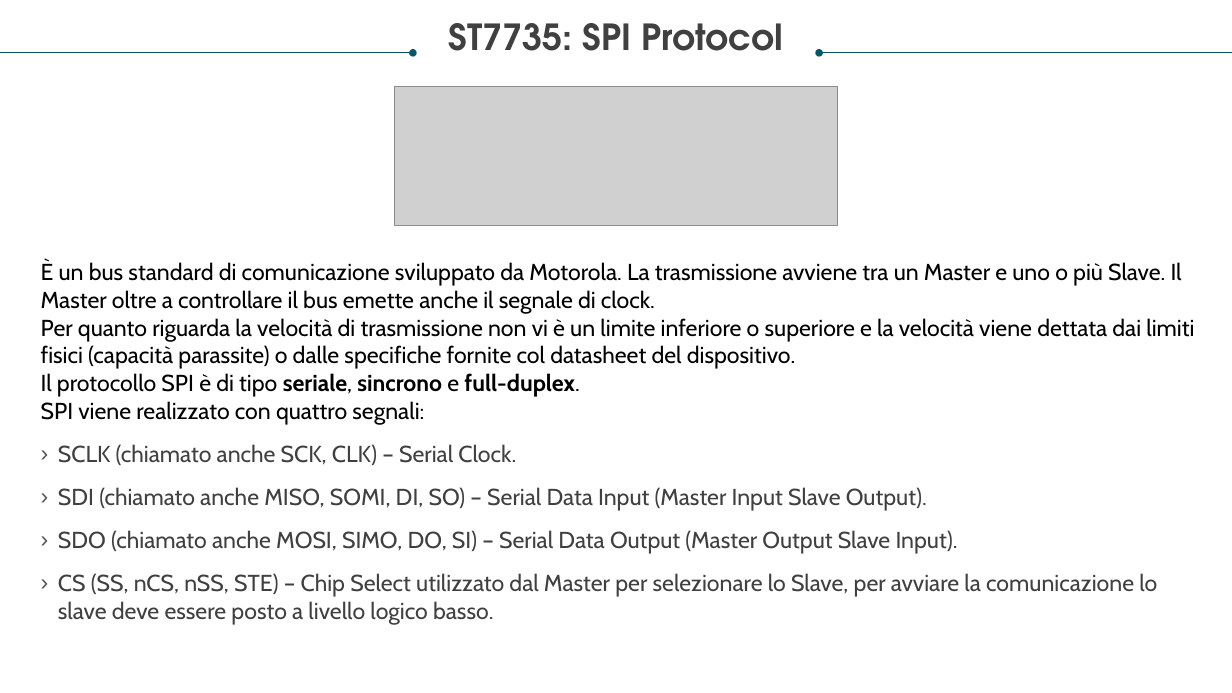
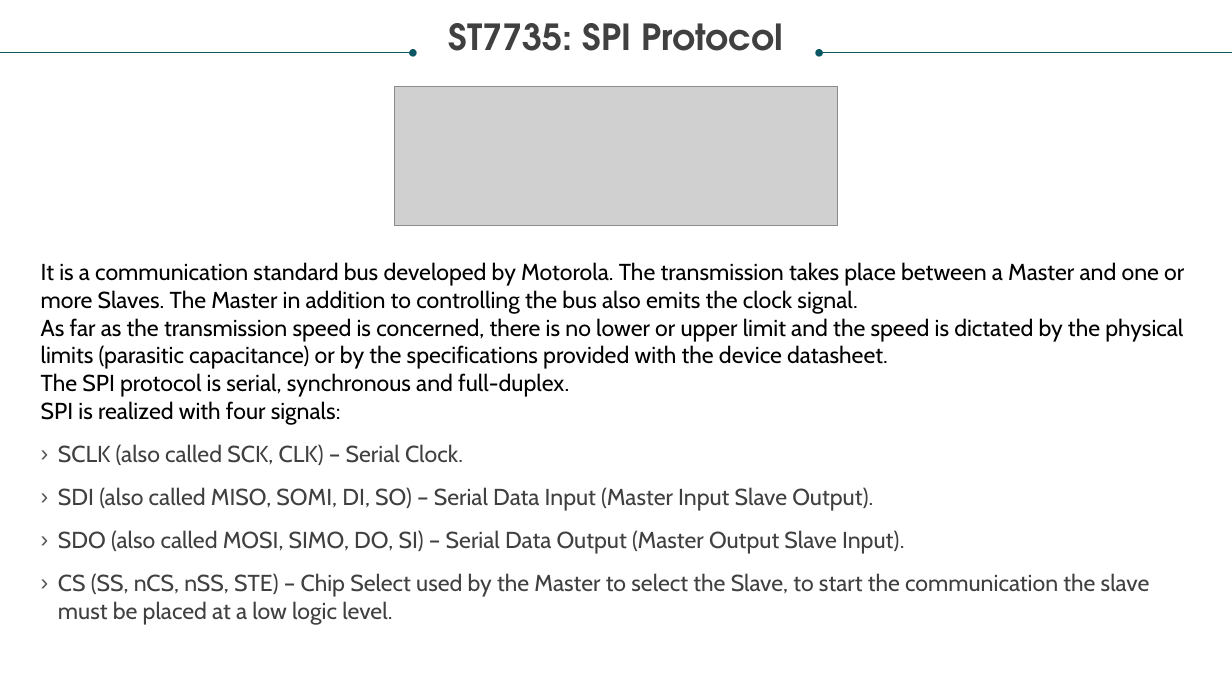
Before and after one commit to RaffaLinux/RaffaLinux.github.io, a slide deck: slide 9 of AndroidMote.pptx. Drawn at 1232x693 pixels with LibreOffice and Linux fonts; fonts in the diff are those of the drawing; grey boxes stand for pictures. Boxes give left, top, right and bottom in pixels: in the first picture for what was removed or moved away, otherwise in the second. Text is boxed around its words. In the diff, an @@ line names an element or a change of style, - is before the commit and + after.

```diff
--- a/AndroidMote.pptx
+++ b/AndroidMote.pptx
@@ text at box(41, 262, 1184, 625): text changed @@
-È un bus standard di comunicazione sviluppato da Motorola. La trasmissione avviene tra un Master e uno o più Slave. Il Master oltre a controllare il bus emette anche il segnale di clock.
-Per quanto riguarda la velocità di trasmissione non vi è un limite inferiore o superiore e la velocità viene dettata dai limiti fisici (capacità parassite) o dalle specifiche fornite col datasheet del dispositivo.
-Il protocollo SPI è di tipo seriale, sincrono e full-duplex.
-SPI viene realizzato con quattro segnali:
-› SCLK (chiamato anche SCK, CLK) – Serial Clock.
-› SDI (chiamato anche MISO, SOMI, DI, SO) – Serial Data Input (Master Input Slave Output).
-› SDO (chiamato anche MOSI, SIMO, DO, SI) – Serial Data Output (Master Output Slave Input).
-› CS (SS, nCS, nSS, STE) – Chip Select utilizzato dal Master per selezionare lo Slave, per avviare la comunicazione lo slave deve essere posto a livello logico basso.
+It is a communication standard bus developed by Motorola. The transmission takes place between a Master and one or more Slaves. The Master in addition to controlling the bus also emits the clock signal.
+As far as the transmission speed is concerned, there is no lower or upper limit and the speed is dictated by the physical limits (parasitic capacitance) or by the specifications provided with the device datasheet.
+The SPI protocol is serial, synchronous and full-duplex.
+SPI is realized with four signals:
+› SCLK (also called SCK, CLK) – Serial Clock.
+› SDI (also called MISO, SOMI, DI, SO) – Serial Data Input (Master Input Slave Output).
+› SDO (also called MOSI, SIMO, DO, SI) – Serial Data Output (Master Output Slave Input).
+› CS (SS, nCS, nSS, STE) – Chip Select used by the Master to select the Slave, to start the communication the slave must be placed at a low logic level.
```
Also in this commit, not shown: 15 other slides changed, 3 slides added, 3 slides removed.
